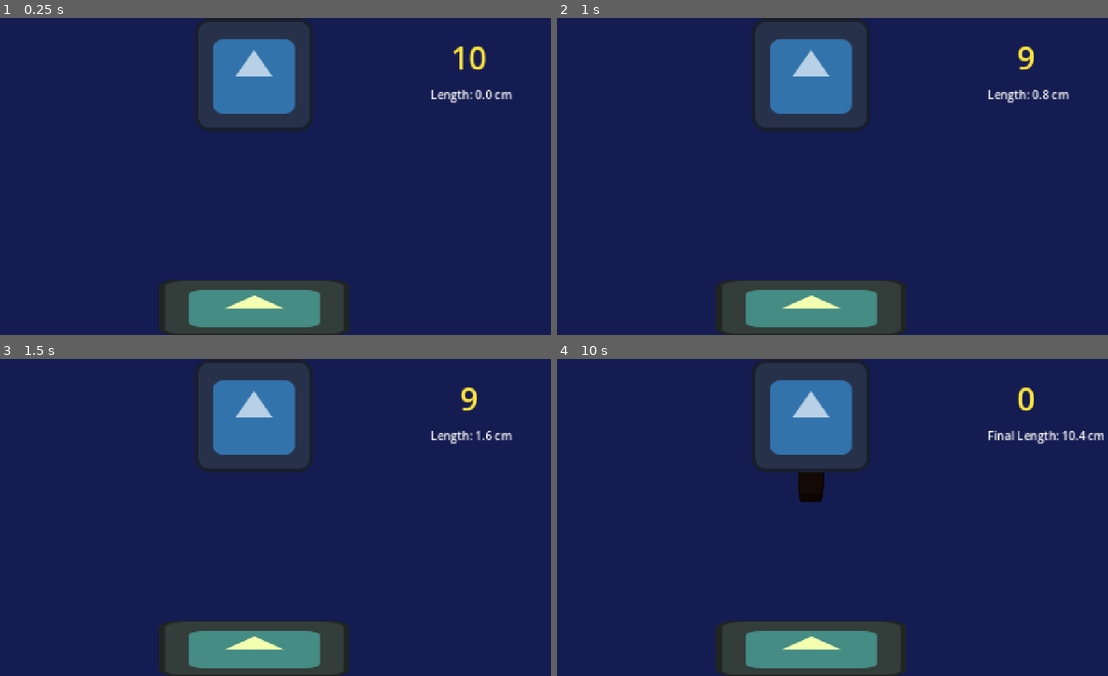
Above: before the commit, frames 1-4 (two rows, left to right).
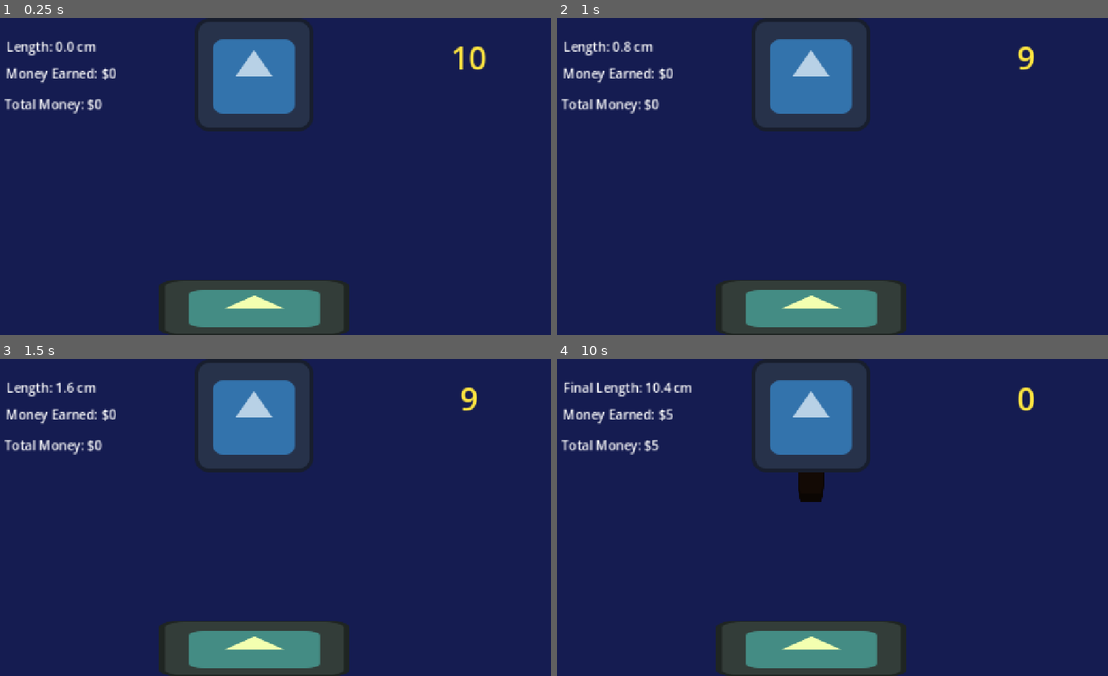
Above: after the commit, the same moments.

Repository: SaltedFishyy/GMTK-game-jam
Game: Godot game, scene res://scenes/toilet.tscn
Same seed, same stepped clock (60 frames per second), same inputs: the game is played once before the commit and once after it. The engine's default icon, where the game draws it, is replaced by a stand-in: a white triangle on a blue panel in a dark square.
Inputs (mouse positions are in pixels of both pictures, inside the frame that each line leads up to):
- Up to frame 1 (0.25 s): no input
- Up to frame 2 (1 s): tap Enter at 0.5 s; move the mouse to (953, 160) at 0.52 s; click (953, 160) at 0.67 s
- Up to frame 3 (1.5 s): tap Space at 1.25 s; move the mouse to (159, 533) at 1.27 s; click (159, 533) at 1.42 s
- Up to frame 4 (10 s): tap Enter at 2, 3.5 s; move the mouse to (887, 447) at 2.02 s; click (887, 447) at 2.17 s; tap Space at 2.75, 4.25 s; move the mouse to (799, 580) at 2.77 s; click (799, 580) at 2.92 s; move the mouse to (997, 565) at 3.52 s; click (997, 565) at 3.67 s; move the mouse to (661, 469) at 4.27 s; click (661, 469) at 4.42 s; move the mouse to (854, 517) at 5.02 s; click (854, 517) at 5.17 s; move the mouse to (744, 438) at 5.77 s; click (744, 438) at 5.92 s; move the mouse to (953, 501) at 6.52 s; click (953, 501) at 6.67 s; move the mouse to (716, 533) at 7.27 s; click (716, 533) at 7.42 s; move the mouse to (887, 447) at 8.02 s; click (887, 447) at 8.17 s; move the mouse to (799, 580) at 8.77 s; click (799, 580) at 8.92 s; move the mouse to (997, 565) at 9.52 s; click (997, 565) at 9.67 s

The runs differ from the first frame. In frame 1, 1.4% of the frame differs, in the area x 0-93%, y 7-31%; in frame 2, 1.5%; in frame 3, 1.4%; in frame 4, 1.7%, in the area x 0-100%, y 7-31%.

Commit message:
money calculation length/2

Diff:
--- a/gamejam/project.godot
+++ b/gamejam/project.godot
@@ -15,6 +15,10 @@
 config/features=PackedStringArray("4.7", "GL Compatibility")
 config/icon="res://icon.svg"
 
+[autoload]
+
+Economy="*res://scripts/economy.gd"
+
 [display]
 
 window/size/viewport_width=1280
--- a/gamejam/scenes/toilet.tscn
+++ b/gamejam/scenes/toilet.tscn
@@ -41,12 +41,28 @@
 [node name="CountdownTimer" type="Timer" parent="." unique_id=866625543]
 
 [node name="LengthLabel" type="Label" parent="." unique_id=1623993704]
-offset_left = 1000.0
-offset_top = 154.99998
-offset_right = 1116.0
-offset_bottom = 180.99998
-scale = Vector2(1.635, 1.635)
+offset_left = 38.0
+offset_top = 44.0
+offset_right = 154.0
+offset_bottom = 70.0
+scale = Vector2(1.8, 1.8)
 text = "Length: 0.0 cm"
+
+[node name="MoneyEarnedLabel" type="Label" parent="." unique_id=1677846008]
+offset_left = 37.0
+offset_top = 105.0
+offset_right = 180.88885
+offset_bottom = 131.0
+scale = Vector2(1.8, 1.8)
+text = "Money Earned: $0"
+
+[node name="TotalMoneyLabel" type="Label" parent="." unique_id=740931299]
+offset_left = 34.00006
+offset_top = 175.0
+offset_right = 224.00006
+offset_bottom = 201.0
+scale = Vector2(1.8, 1.8)
+text = "Total Money: $0"
 
 [node name="ToiletPlaceholder" type="Sprite2D" parent="." unique_id=1640241803]
 modulate = Color(0.95179313, 1, 0.69071525, 1)
--- /dev/null
+++ b/gamejam/scripts/economy.gd
@@ -0,0 +1,18 @@
+extends Node
+
+var money_per_cm: float = 0.5
+var total_money: int = 0
+
+
+# 根据原始长度计算本轮价值，但不修改总金钱。
+func calculate_poop_value(length_cm: float) -> int:
+	var safe_length_cm: float = maxf(length_cm, 0.0)
+	var safe_money_per_cm: float = maxf(money_per_cm, 0.0)
+	return maxi(floori(safe_length_cm * safe_money_per_cm), 0)
+
+
+# 计算本轮价值、加入总金钱，并返回实际获得的金钱。
+func add_poop_value(length_cm: float) -> int:
+	var money_earned: int = calculate_poop_value(length_cm)
+	total_money += money_earned
+	return money_earned
--- a/gamejam/scripts/toilet.gd
+++ b/gamejam/scripts/toilet.gd
@@ -8,6 +8,8 @@
 
 @onready var countdown_label: Label = $CountdownLabel
 @onready var length_label: Label = $LengthLabel
+@onready var money_earned_label: Label = $MoneyEarnedLabel
+@onready var total_money_label: Label = $TotalMoneyLabel
 @onready var countdown_timer: Timer = $CountdownTimer
 @onready var poop_spawn_marker: Marker2D = $PoopSpawnMarker
 @onready var poop_end_marker: Marker2D = $PoopEndMarker
@@ -16,14 +18,17 @@
 var has_spawned_poop: bool = false
 var is_round_active: bool = true
 var final_length_cm: float = 0.0
+var money_earned: int = 0
+var has_settled_money: bool = false
 var poop_instance: PoopScript
 
 
-# 初始化倒计时、长度显示、Poop 和本轮计时。
+# 初始化倒计时、长度、金钱显示、Poop 和本轮计时。
 func _ready() -> void:
 	_update_countdown_label()
 	_spawn_poop()
 	_update_length_label()
+	_update_money_labels()
 	countdown_timer.start()
 
 
@@ -76,9 +81,29 @@
 	)
 
 
-# 保存最终长度，停止计时器并永久结束本轮移动。
+# 更新本轮获得金钱和当前总金钱的文字。
+func _update_money_labels() -> void:
+	money_earned_label.text = "Money Earned: $%d" % money_earned
+	total_money_label.text = "Total Money: $%d" % Economy.total_money
+
+
+# 使用最终原始长度完成一次且仅一次的金钱结算。
+func _settle_round_money() -> void:
+	if has_settled_money:
+		return
+
+	has_settled_money = true
+	money_earned = Economy.add_poop_value(final_length_cm)
+	_update_money_labels()
+
+
+# 保存最终长度、结算金钱并永久结束本轮移动。
 func _end_round() -> void:
-	final_length_cm = poop_instance.get_length_cm()
+	if not is_round_active:
+		return
+
+	final_length_cm = maxf(poop_instance.get_length_cm(), 0.0)
 	is_round_active = false
 	countdown_timer.stop()
 	_update_length_label(true)
+	_settle_round_money()
Not shown, added: gamejam/scripts/economy.gd.uid
